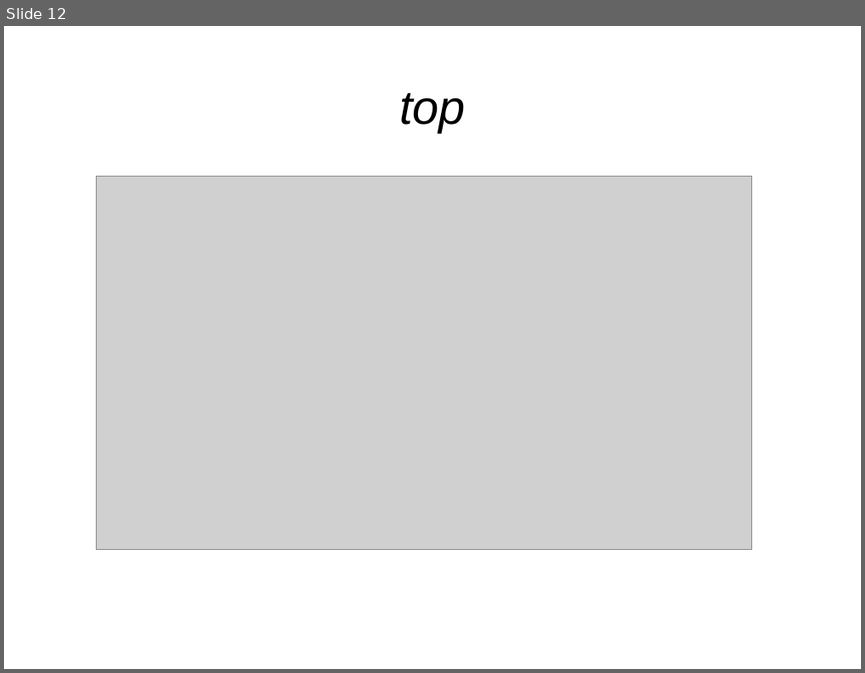
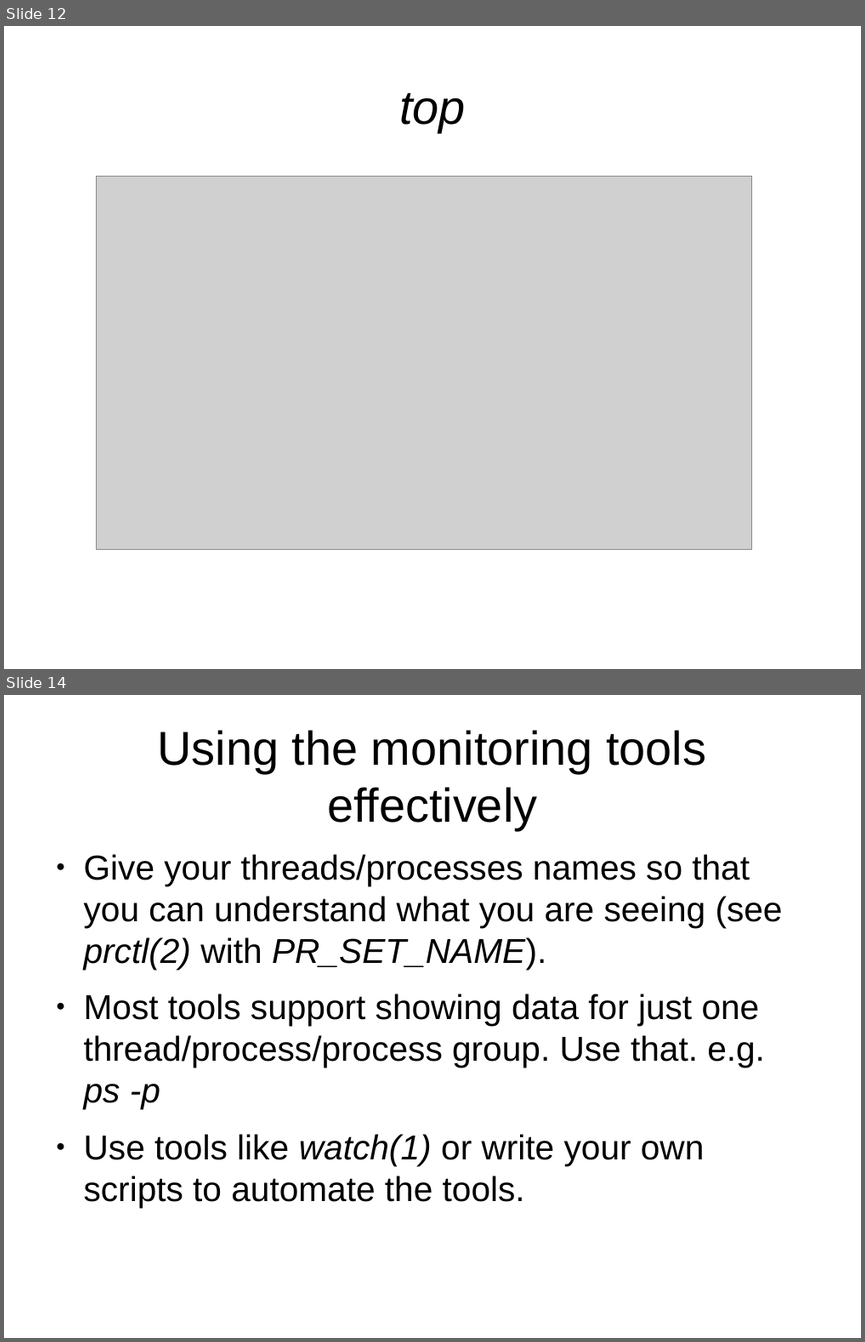
Before and after one commit to veltzer/demos-linux, a slide deck: doc/odp/linux_monitoring.odp. Shown one above the other, each under a label of ours: slide 12 before the commit, slides 12 and 14 after it; the slides between them are not shown. The pictures are 865x673 and 865x1342 pixels, drawn with LibreOffice and Linux fonts; fonts in the diff are those of the drawing; grey boxes stand for pictures. Boxes give left, top, right and bottom in pixels: in the first picture for what was removed or moved away, otherwise in the second. Text is boxed around its words. In the diff, an @@ line names an element or a change of style, - is before the commit and + after.

```diff
--- a/doc/odp/linux_monitoring.odp
+++ b/doc/odp/linux_monitoring.odp
@@ slide 14 added at (4,695,861,1338), background #FFFFFF @@
@@ title added at (158,730,706,830), 44 pt, text #000000 @@
+Using the monitoring tools effectively
@@ text added at (84,854,783,1207), 32 pt, text #000000 @@
+● Give your threads/processes names so that you can understand what you are seeing (see prctl(2) with PR_SET_NAME).
+● Most tools support showing data for just one thread/process/process group. Use that. e.g. ps -p
+● Use tools like watch(1) or write your own scripts to automate the tools.
```
Also in this commit, not shown: 1 slide changed.
